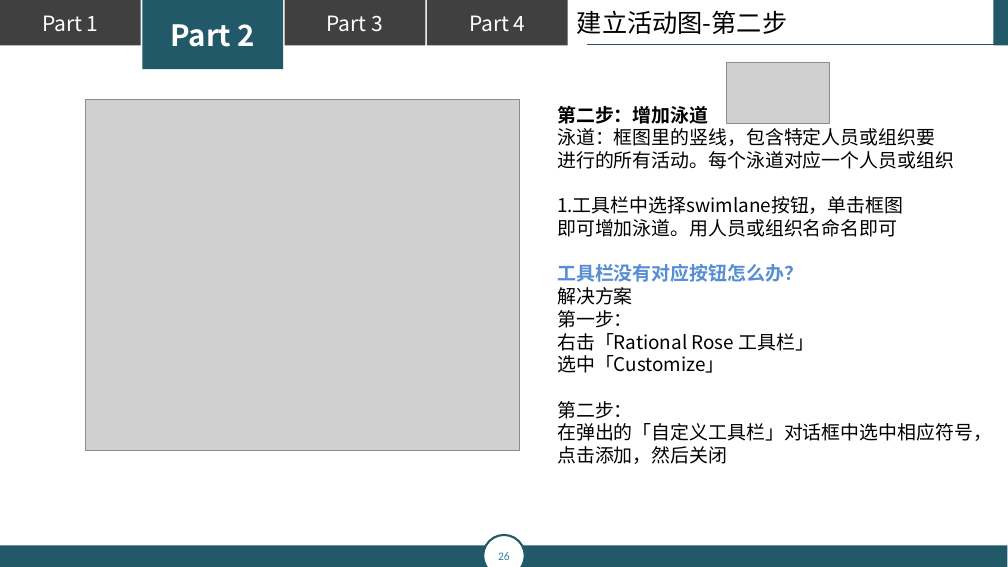
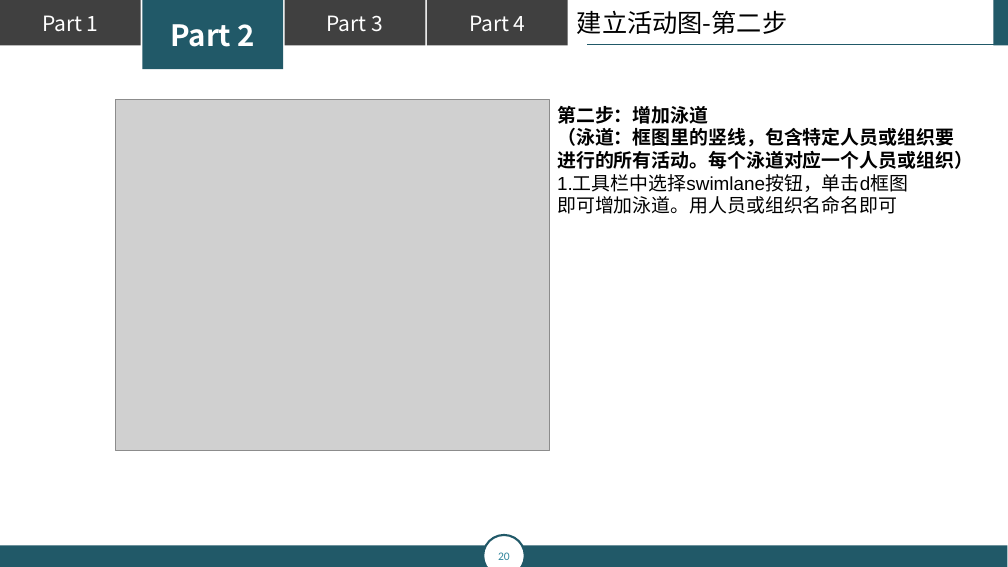
Before and after one commit to popopoi/PRD2018-G07, a slide deck: slide 20 of 翻转课堂PPT/PRD2018-G07-第五周翻转课堂PPT.pptx (slide 26 before the commit). Drawn at 1008x567 pixels with LibreOffice and Linux fonts; fonts in the diff are those of the drawing; grey boxes stand for pictures. Boxes give left, top, right and bottom in pixels: in the first picture for what was removed or moved away, otherwise in the second. Text is boxed around its words. In the diff, an @@ line names an element or a change of style, - is before the commit and + after.

```diff
--- a/翻转课堂PPT/PRD2018-G07-第五周翻转课堂PPT.pptx
+++ b/翻转课堂PPT/PRD2018-G07-第五周翻转课堂PPT.pptx
@@ picture removed at bbox=[727, 62, 829, 123] @@
@@ picture: place and size @@
-picture at bbox=[85, 100, 520, 451]
+picture at bbox=[116, 100, 550, 451]
@@ text at bbox=[557, 106, 897, 214]: font Noto Sans CJK SC to Arial in "第二步：增加泳道", "即可增加泳道。用人员或组织名命名即可" @@
@@ text at bbox=[557, 128, 973, 192]: text changed; font Noto Sans CJK SC to Arial; bold on @@
-泳道：框图里的竖线，包含特定人员或组织要
-进行的所有活动。每个泳道对应一个人员或组织
-1.工具栏中选择swimlane按钮，单击框图
+（泳道：框图里的竖线，包含特定人员或组织要
+进行的所有活动。每个泳道对应一个人员或组织）
+1.工具栏中选择swimlane按钮，单击d框图
@@ text at bbox=[557, 264, 992, 464]: paragraphs removed @@
-工具栏没有对应按钮怎么办？
-解决方案
-第一步：
-右击「Rational Rose 工具栏」
-选中「Customize」
-第二步：
-在弹出的「自定义工具栏」对话框中选中相应符号，
-点击添加，然后关闭
@@ page number at bbox=[498, 552, 510, 560]: text changed @@
-26
+20
```
Also in this commit, not shown: 35 other slides changed, 15 slides removed.
